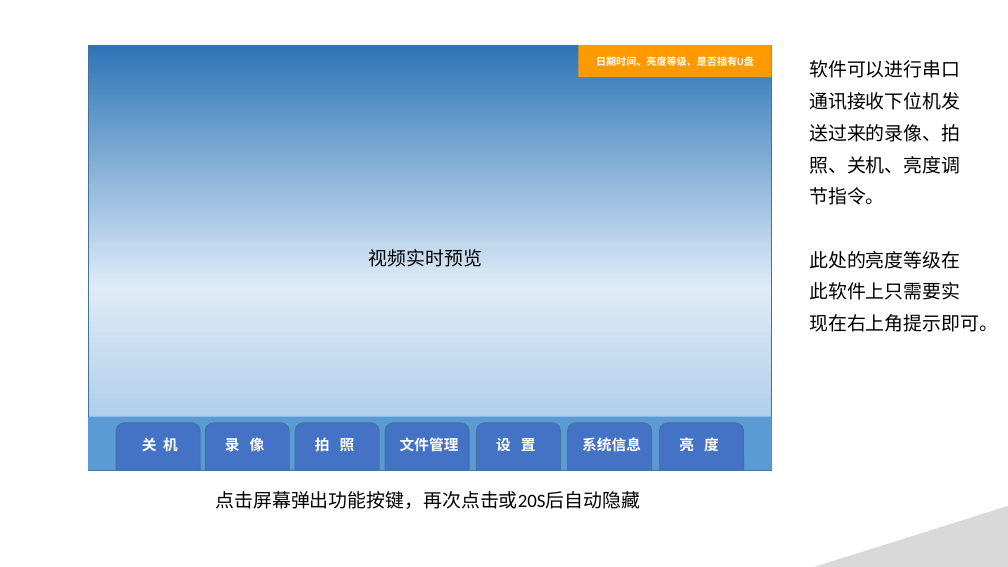
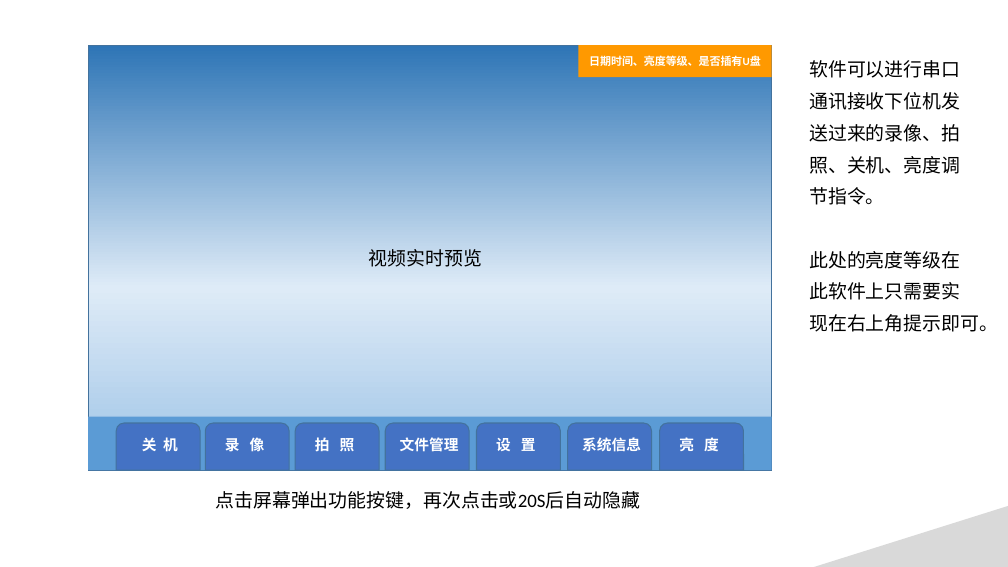
Before and after one commit to zengzhiwenCode/VideoRecordTool, a slide deck: slide 3 of docs/软件定制20170626.pptx. Drawn at 1008x567 pixels with LibreOffice and Linux fonts; fonts in the diff are those of the drawing. Boxes give left, top, right and bottom in pixels: in the first picture for what was removed or moved away, otherwise in the second. Text is boxed around its words. In the diff, an @@ line names an element or a change of style, - is before the commit and + after.

```diff
--- a/docs/软件定制20170626.pptx
+++ b/docs/软件定制20170626.pptx
@@ rectangle "日期时间、亮度等级、是否插有U盘" at bbox=[578, 45, 772, 77]: size 9.6 to 10.5 pt @@
```
Also in this commit, not shown: 12 other slides changed, 10 other files.
